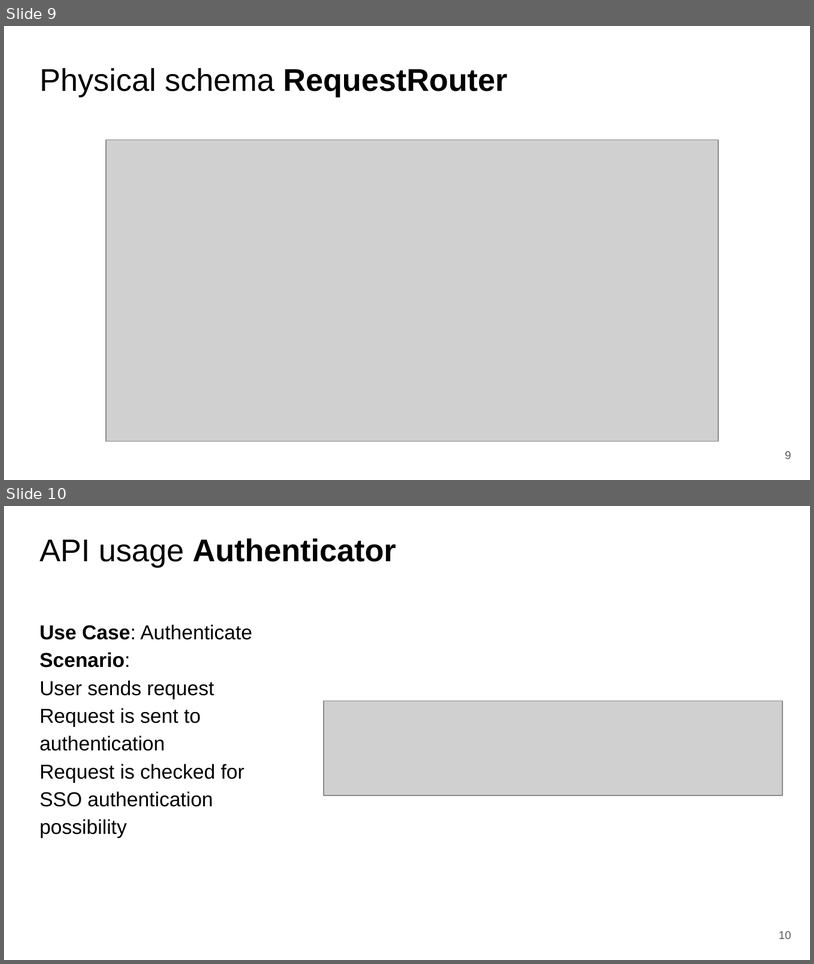
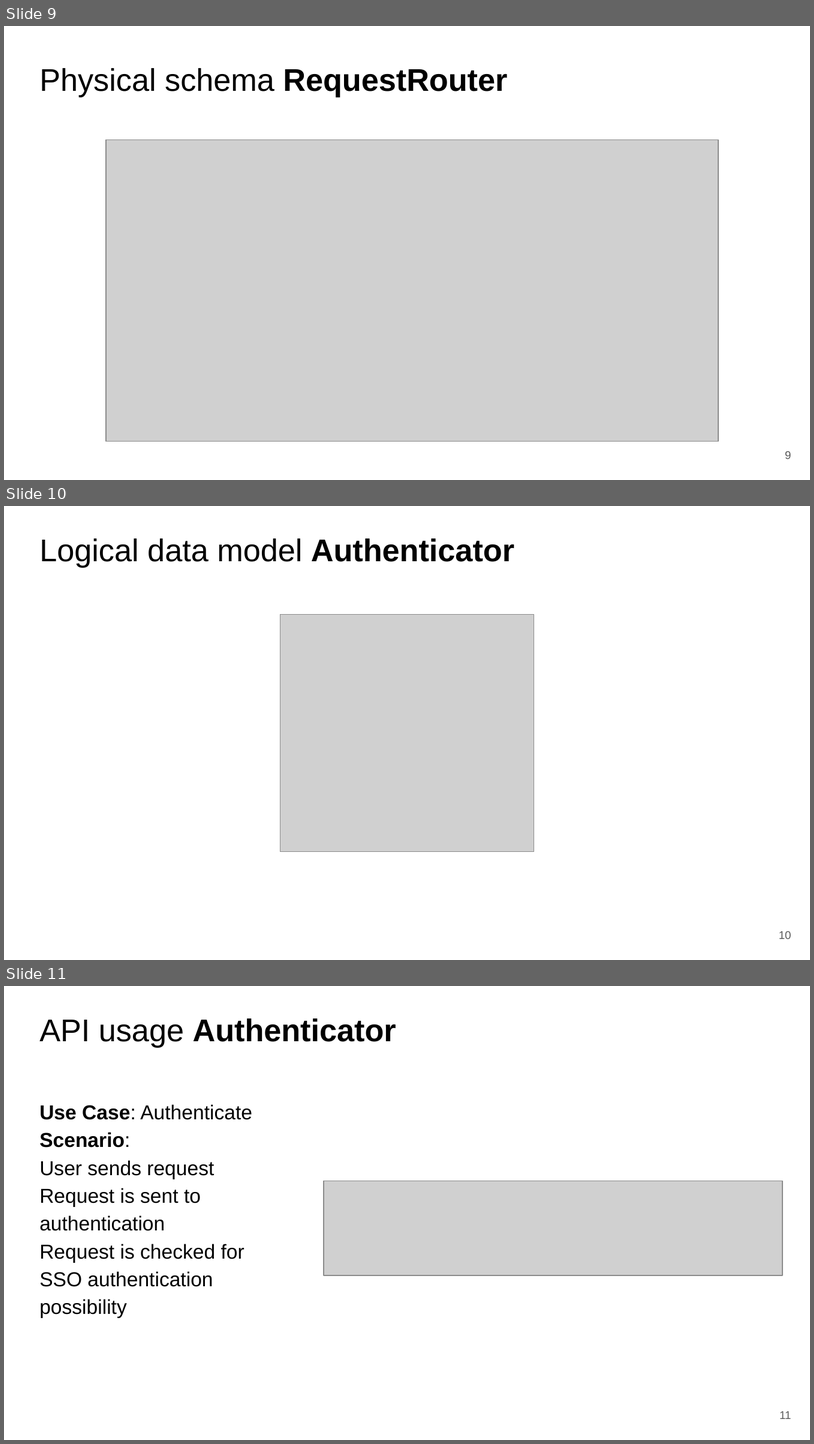
Before and after one commit to fanglores/Advanced-Software-Design, a slide deck: PracticeTasks/Module2/Task_11/Task_11.pptx. Shown one above the other, each under a label of ours: slides 9 and 10 before the commit, slides 9, 10 and 11 after it. The pictures are 814x964 and 814x1444 pixels, drawn with LibreOffice and Linux fonts; fonts in the diff are those of the drawing; grey boxes stand for pictures. Boxes give left, top, right and bottom in pixels: in the first picture for what was removed or moved away, otherwise in the second. Text is boxed around its words. In the diff, an @@ line names an element or a change of style, - is before the commit and + after.

```diff
--- a/PracticeTasks/Module2/Task_11/Task_11.pptx
+++ b/PracticeTasks/Module2/Task_11/Task_11.pptx
@@ slide 10 added at [4, 506, 810, 960], background #FFFFFF @@
@@ title added at [39, 538, 515, 567], 28 pt, text #000000 @@
+Logical data model Authenticator
@@ picture added at [281, 614, 534, 851] @@
@@ page number added at [779, 931, 792, 939], 10 pt, text #595959 @@
+10
@@ what was slide 10 is now slide 11 @@
@@ page number at [780, 1411, 791, 1419]: text changed @@
-10
+11
```
Also in this commit, not shown: 5 other slides added, 1 other file.
